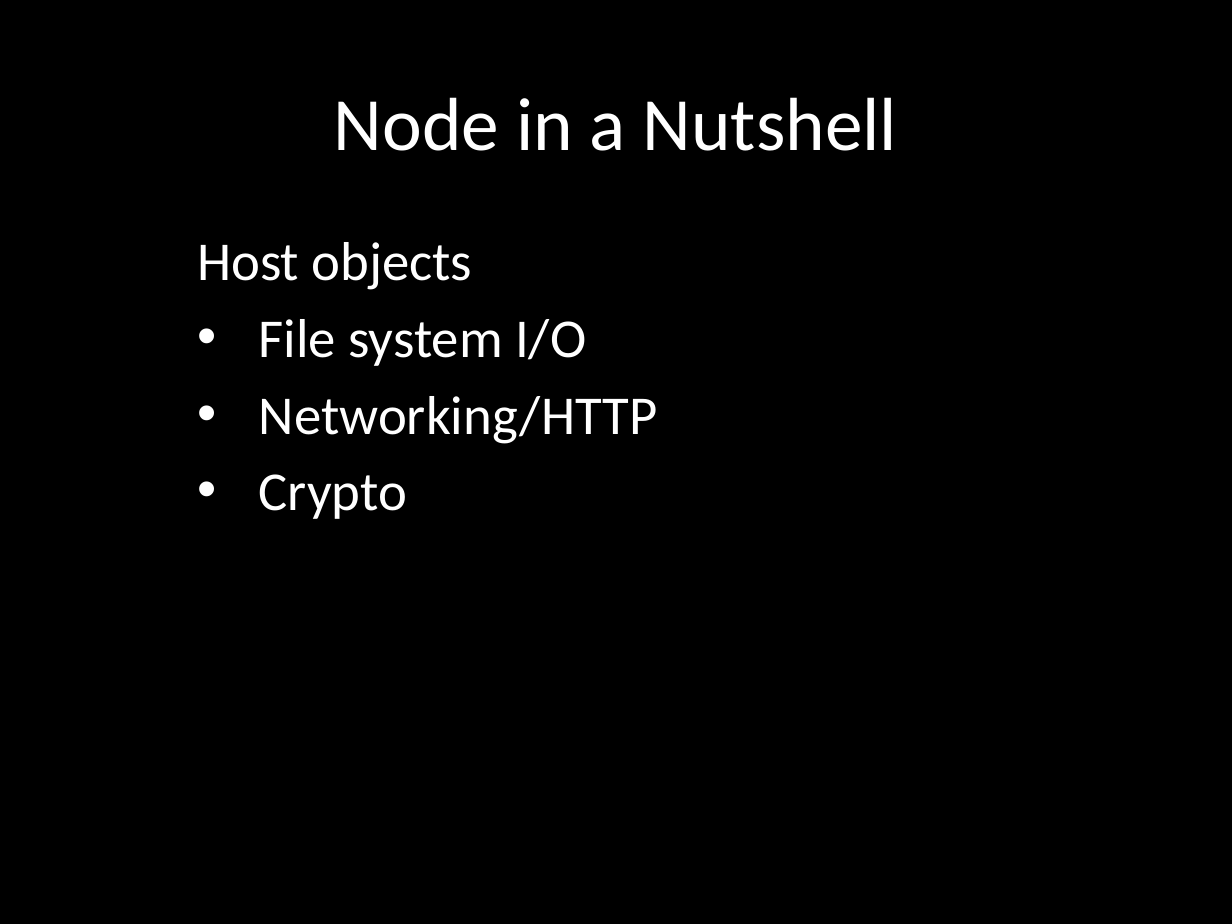
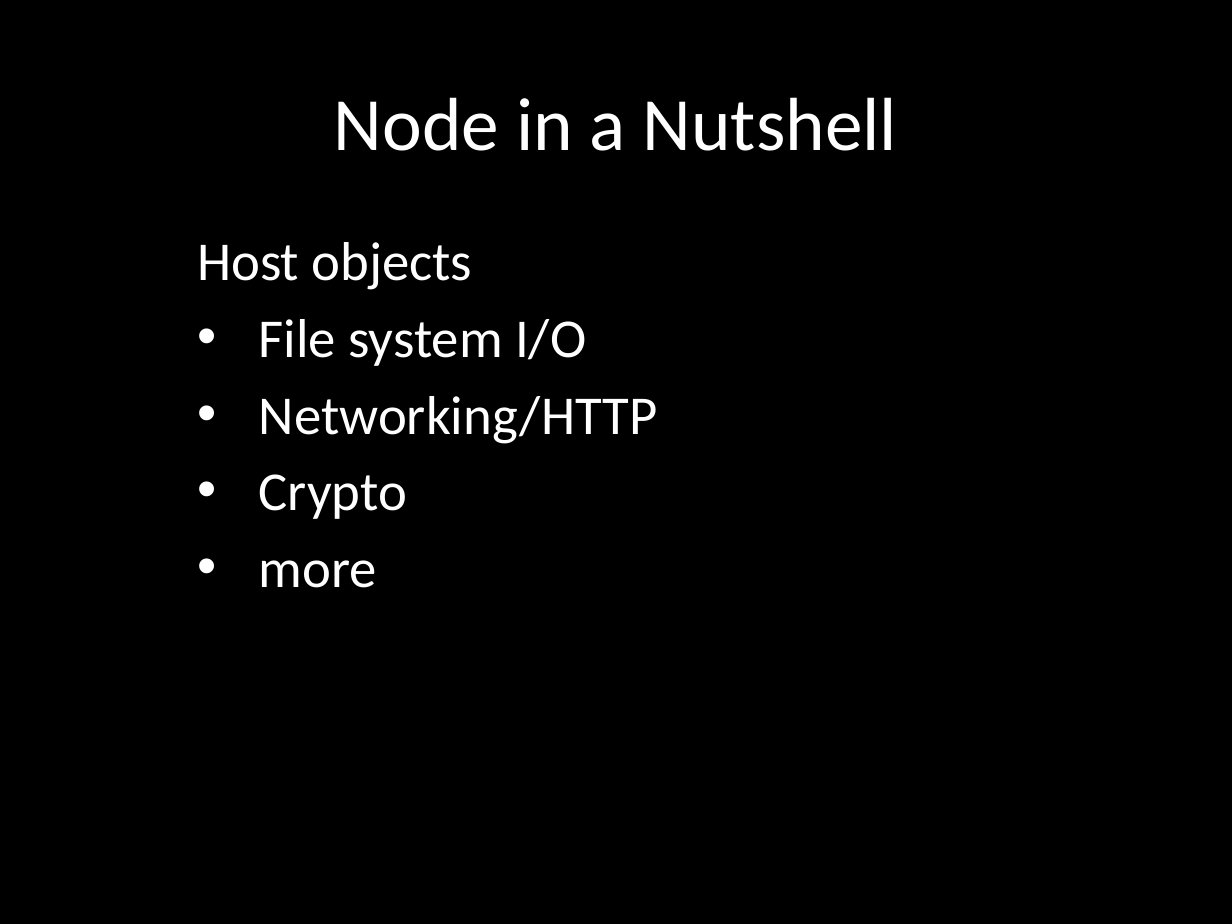
Before and after one commit to eliasjames/training-node, a slide deck: slide 8 of slides/Node Slides Day 1.pptx. Drawn at 1232x924 pixels with LibreOffice and Linux fonts; fonts in the diff are those of the drawing. Boxes give left, top, right and bottom in pixels: in the first picture for what was removed or moved away, otherwise in the second. Text is boxed around its words. In the diff, an @@ line names an element or a change of style, - is before the commit and + after.

Commit message:
Add node architecture to day 1, start day 2

```diff
--- a/slides/Node Slides Day 1.pptx
+++ b/slides/Node Slides Day 1.pptx
@@ subtitle at [259, 560, 377, 588]: paragraph added @@
+• more
```
Also in this commit, not shown: 4 other slides changed, 10 slides added, 1 other file.
